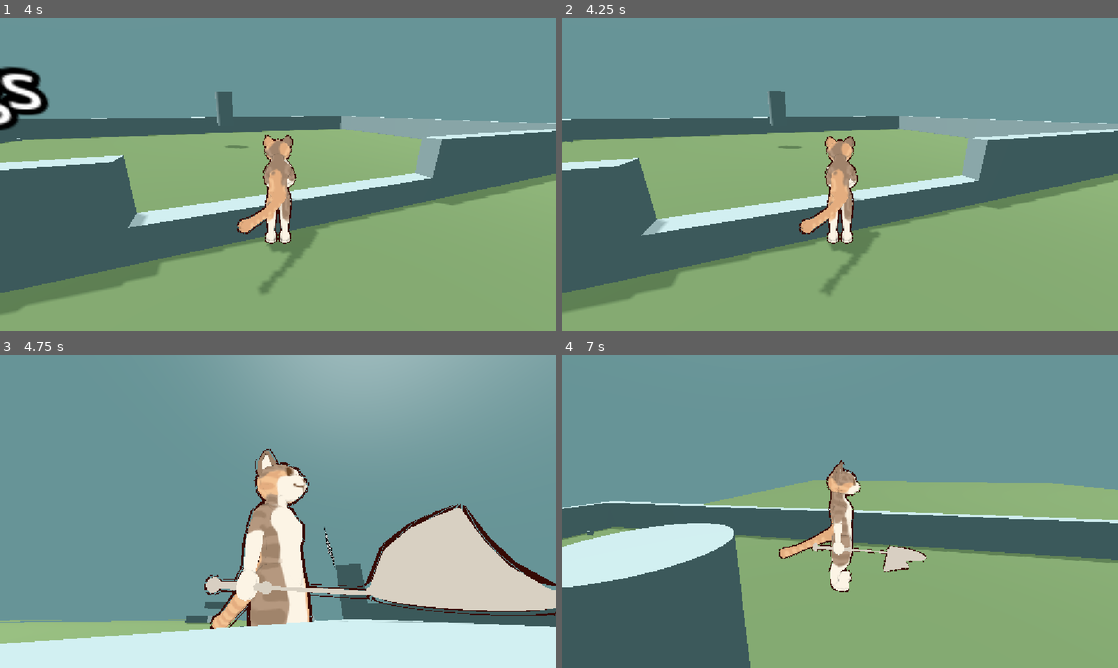
Above: before the commit, frames 1-4 (two rows, left to right).
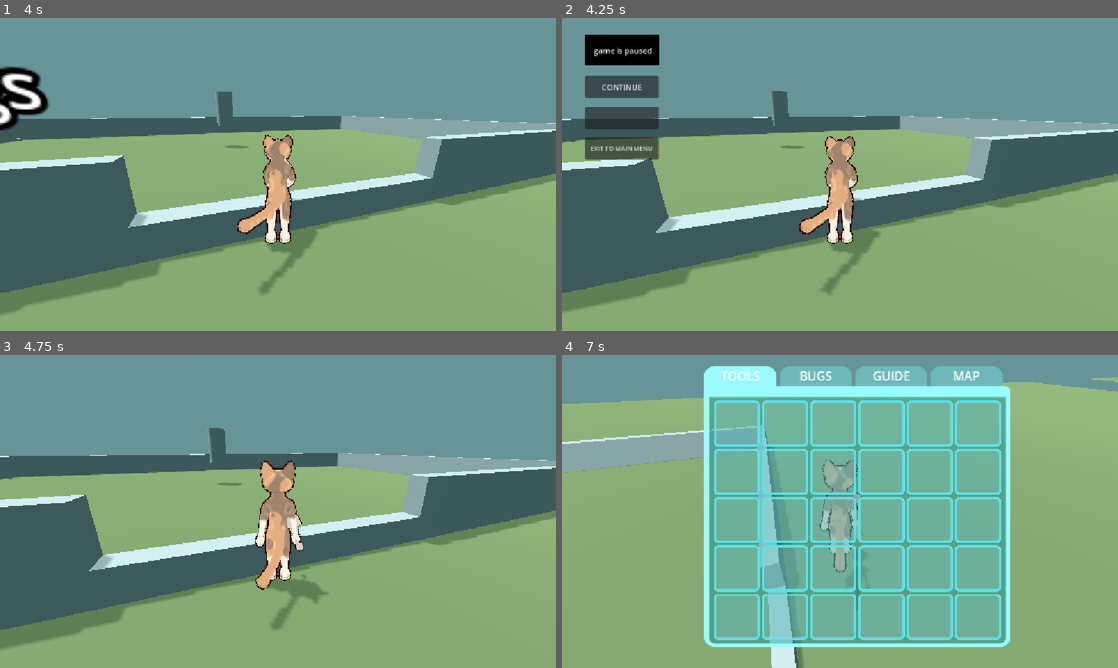
Above: after the commit, the same moments.

Repository: LaurenZeigler/Bug-Catcher
Game: Godot game, scene res://assets/_Scenes/Prototyping/Playground.tscn
The game is run twice, just before and just after one commit, with the same random seed, the same clock (stepped at 60 frames per second) and the same inputs.
Inputs (mouse positions are in pixels of both pictures, inside the frame that each line leads up to):
- Up to frame 1 (4 s): move the mouse to (305, 174) at 0.52 s; hold Ctrl (sneak) 0.53-1.28 s; hold W (move_up) from 0.53 s (still down); tap Space (jump) at 0.77, 1.52, 3.02, 3.77 s; tap Shift (sprint) at 0.8, 1.35, 2.3, 2.85, 3.8 s; move the mouse to (250, 174) at 1.27 s; tap Ctrl (sneak) at 1.55, 3.05 s; move the mouse to (289, 168) at 2.02 s; hold Ctrl (sneak) 2.03-2.78 s; move the mouse to (272, 180) at 2.77 s; move the mouse to (316, 177) at 3.52 s; hold E (use_tool) from 3.53 s (still down)
- Up to frame 2 (4.25 s): keep holding W (move_up); keep holding E (use_tool); tap Escape (menu_esc) at 4.15 s
- Up to frame 3 (4.75 s): release W (move_up) at 4.25 s; release E (use_tool) at 4.25 s; click (61, 423) at 4.25 s, where only the run after the commit has a clickable "CONTINUE"
- Up to frame 4 (7 s): move the mouse to (795, 508) at 5.02 s; hold W (move_up) 5.03-6.53 s; tap Ctrl (sneak) at 5.1, 6.6 s; tap Space (jump) at 5.27, 6.77 s; tap Tab (menu_inv) at 5.65 s; move the mouse to (845, 511) at 5.77 s; hold Shift (sprint) 5.78-6.53 s; move the mouse to (817, 505) at 6.52 s; hold D (move_right) from 6.53 s (still down)

Frame 1 is identical in both runs. In frame 2, 5.3% of the frame differs, in the area x 0-100%, y 5-90%; in frame 3, 74%; in frame 4, 79%, in the area x 0-100%, y 3-100%.

Commit message:
townstart - landmarks - input fix

Diff:
--- a/bugc/assets/MainCharacter/Inventory/iFunction/Play_Menu_Handler.gd
+++ b/bugc/assets/MainCharacter/Inventory/iFunction/Play_Menu_Handler.gd
@@ -34,7 +34,7 @@
 		child.set_bug_slot(data)
 
 func _process(delta: float) -> void:
-	if Input.is_action_just_pressed("MENU_esc"):
+	if Input.is_action_just_pressed("menu_esc"):
 		if TAB_menu.visible == false and ESC_menu.visible == false:
 			ESC_menu.show()
 			_pause_game()
@@ -44,7 +44,7 @@
 		if TAB_menu.visible == true: # executing after previous if statement prevents ESC menu from showing up after 1 key press.
 			TAB_menu.hide()
 			_unpause_game()
-	if Input.is_action_just_pressed("open_TAB_menu"):
+	if Input.is_action_just_pressed("menu_inv"):
 		if TAB_menu.visible == false and ESC_menu.visible == false:
 			TAB_menu.show()
 			_pause_game()
--- a/bugc/assets/_Scenes/Prototyping/Playground.tscn
+++ b/bugc/assets/_Scenes/Prototyping/Playground.tscn
@@ -8,8 +8,11 @@
 [ext_resource type="PackedScene" uid="uid://cj6fdb4g15x4n" path="res://assets/Bugs/bBin/Solitary/aphid/Aphid.tscn" id="4_rk3c5"]
 [ext_resource type="PackedScene" uid="uid://d1hyt5u2fl4c" path="res://assets/Bugs/bBin/Solitary/ant/ant.tscn" id="6_4spru"]
 [ext_resource type="PackedScene" uid="uid://bxitgor7thwjp" path="res://assets/MainCharacter/Inventory/iBin/tools/tFunction/bait_base.tscn" id="6_btpeq"]
+[ext_resource type="PackedScene" uid="uid://m2kkm4i7niks" path="res://assets/_Scenes/Prototyping/whiteboxObjects/30s_sprint.tscn" id="8_0d4pk"]
 [ext_resource type="PackedScene" uid="uid://c7p8c11v1ovjr" path="res://assets/Bugs/bBin/bugNodeTemplate.tscn" id="8_mxwkx"]
 [ext_resource type="PackedScene" uid="uid://ck32yamv1nkc8" path="res://assets/_Scenes/Prototyping/whiteboxObjects/whitebox_stairs.tscn" id="8_qsoa8"]
+[ext_resource type="PackedScene" uid="uid://djsqvmlkaqrl" path="res://assets/_Scenes/Prototyping/whiteboxObjects/30s_walk.tscn" id="9_t2t6b"]
+[ext_resource type="PackedScene" uid="uid://dhywgvyrty20a" path="res://assets/_Scenes/Prototyping/whiteboxObjects/30s_sneak.tscn" id="10_agf4j"]
 
 [sub_resource type="Environment" id="Environment_ckvui"]
 background_mode = 1
@@ -44,6 +47,12 @@
 [node name="MainCharacter" parent="GAME_nodes" unique_id=882916200 instance=ExtResource("1_a4hq8")]
 transform = Transform3D(1, 0, 0, 0, 1, 0, 0, 0, 1, -13.302658, -1.9073486e-06, -10.594297)
 
+[node name="BottomWorldBounds" type="StaticBody3D" parent="GAME_nodes" unique_id=1824446394]
+transform = Transform3D(1, 0, 0, 0, 1, 0, 0, 0, 1, 0, -1, 0)
+
+[node name="CollisionShape3D" type="CollisionShape3D" parent="GAME_nodes/BottomWorldBounds" unique_id=436974034]
+shape = SubResource("WorldBoundaryShape3D_oc36i")
+
 [node name="baitBase3" parent="." unique_id=1031670082 instance=ExtResource("6_btpeq")]
 transform = Transform3D(1, 0, 0, 0, 1, 0, 0, 0, 1, -26.4967, 0.06537342, -42.693344)
 
@@ -59,55 +68,16 @@
 
 [node name="world" type="Node3D" parent="." unique_id=1781463784]
 
-[node name="BottomWorldBounds" type="StaticBody3D" parent="world" unique_id=1824446394]
-transform = Transform3D(1, 0, 0, 0, 1, 0, 0, 0, 1, 0, -1, 0)
-
-[node name="CollisionShape3D" type="CollisionShape3D" parent="world/BottomWorldBounds" unique_id=436974034]
-shape = SubResource("WorldBoundaryShape3D_oc36i")
-
 [node name="distances" type="Node3D" parent="world" unique_id=2147247453]
 
-[node name="30s_sprint" parent="world/distances" unique_id=905585304 instance=ExtResource("2_e564j")]
+[node name="30s_sprint" parent="world/distances" unique_id=1287815160 instance=ExtResource("8_0d4pk")]
 transform = Transform3D(18, 0, 0, 0, 1, 0, 0, 0, 1, -151.57741, 0, 129.32913)
 
-[node name="Label3D" type="Label3D" parent="world/distances/30s_sprint" unique_id=871519794]
-transform = Transform3D(1.5868899, 0, 0, 0, -1.2485729e-06, 28.564016, 0, -28.564016, -1.2485729e-06, 8.958659, 0.079847395, 6.451721)
-modulate = Color(0.7584903, 0.8376137, 0.7821293, 1)
-outline_modulate = Color(0.0956124, 0.20464233, 0.15016758, 1)
-text = "30 second sprint"
-
-[node name="Label3D2" type="Label3D" parent="world/distances/30s_sprint" unique_id=1442806770]
-transform = Transform3D(-0.38085356, 0, -5.7507286e-08, 0, 6.855364, 0, 1.0351312e-06, 0, -6.855364, 9.430758, 1.3153896, 8.888351)
-text = "|-> distance of sprinting for 30 seconds"
-
-[node name="30s_walk" parent="world/distances" unique_id=142172049 instance=ExtResource("2_e564j")]
+[node name="30s_walk" parent="world/distances" unique_id=351726518 instance=ExtResource("9_t2t6b")]
 transform = Transform3D(9.263251, 0, 0, 0, 1, 0, 0, 0, 1, -64.29338, 0, 97.533516)
 
-[node name="Label3D3" type="Label3D" parent="world/distances/30s_walk" unique_id=1851232969]
-transform = Transform3D(3.0835843, 0, 0, 0, -1.2485729e-06, 28.564016, 0, -28.564016, -1.2485729e-06, 8.10652, 0.079847395, 6.699501)
-modulate = Color(0.7584903, 0.8376137, 0.7821293, 1)
-outline_modulate = Color(0.0956124, 0.20464233, 0.15016758, 1)
-text = "30 second walk
-"
-
-[node name="Label3D4" type="Label3D" parent="world/distances/30s_walk" unique_id=629629144]
-transform = Transform3D(-0.7400602, 0, -1.1174599e-07, 0, 6.855364, 0, 1.0351312e-06, 0, -6.855364, 8.927912, 1.3153896, 8.888329)
-text = "|-> distance of walking for 30 seconds
-"
-
-[node name="30s_sneak" parent="world/distances" unique_id=695231539 instance=ExtResource("2_e564j")]
+[node name="30s_sneak" parent="world/distances" unique_id=318247136 instance=ExtResource("10_agf4j")]
 transform = Transform3D(3.7808084, 0, 0, 0, 1, 0, 0, 0, 1, -9.431244, 0, 64.955284)
-
-[node name="Label3D6" type="Label3D" parent="world/distances/30s_sneak" unique_id=1328249996]
-transform = Transform3D(-1.8132007, 0, -2.7378567e-07, 0, 6.855364, 0, 1.0351312e-06, 0, -6.855364, 7.3170433, 1.3153896, 8.888329)
-text = "|-> distance of sneaking for 30 seconds"
-
-[node name="Label3D5" type="Label3D" parent="world/distances/30s_sneak" unique_id=414940316]
-transform = Transform3D(7.555003, 0, 0, 0, -1.2485729e-06, 28.564016, 0, -28.564016, -1.2485729e-06, 5.0368705, 0.079847395, 5.9480515)
-modulate = Color(0.7584903, 0.8376137, 0.7821293, 1)
-outline_modulate = Color(0.0956124, 0.20464233, 0.15016758, 1)
-text = "30 second sneak
-"
 
 [node name="whitebox_plane2" parent="world" unique_id=1339508899 instance=ExtResource("2_e564j")]
 transform = Transform3D(-1.241147e-07, 0, 6.207738, 0, 1.0000004, 0, -2.8394134, 0, -2.7134885e-07, -33.565773, 0, 6.2814083)
--- /dev/null
+++ b/bugc/assets/_Scenes/Prototyping/town.tscn
@@ -0,0 +1,191 @@
+[gd_scene format=3 uid="uid://ci5ti7j2yklfu"]
+
+[ext_resource type="PackedScene" uid="uid://bcsrckv4om07x" path="res://assets/MainCharacter/Inventory/iFunction/Play_Menu.tscn" id="1_wceg6"]
+[ext_resource type="PackedScene" uid="uid://co3i1ap6yftey" path="res://assets/MainCharacter/Character/mainCharacter.tscn" id="2_b30qq"]
+[ext_resource type="PackedScene" uid="uid://dbyp2s4673h3d" path="res://assets/_Scenes/Prototyping/whiteboxObjects/town_reference/town_ref.tscn" id="3_a3xju"]
+[ext_resource type="PackedScene" uid="uid://djsqvmlkaqrl" path="res://assets/_Scenes/Prototyping/whiteboxObjects/30s_walk.tscn" id="4_b30qq"]
+[ext_resource type="PackedScene" uid="uid://m2kkm4i7niks" path="res://assets/_Scenes/Prototyping/whiteboxObjects/30s_sprint.tscn" id="5_a3xju"]
+
+[sub_resource type="Environment" id="Environment_o2ofy"]
+background_mode = 1
+background_color = Color(0.4247644, 0.67868745, 0.69461584, 1)
+fog_enabled = true
+fog_light_color = Color(0.18771999, 0.22968554, 0.22361231, 1)
+fog_light_energy = 0.56
+fog_sun_scatter = 0.22
+fog_density = 0.0019
+fog_sky_affect = 0.275
+adjustment_enabled = true
+adjustment_saturation = 0.8
+
+[sub_resource type="WorldBoundaryShape3D" id="WorldBoundaryShape3D_ih1lg"]
+
+[node name="Town" type="Node3D" unique_id=539681068]
+
+[node name="GAME_nodes" type="Node3D" parent="." unique_id=511621466]
+
+[node name="WorldEnvironment" type="WorldEnvironment" parent="GAME_nodes" unique_id=981583982]
+environment = SubResource("Environment_o2ofy")
+
+[node name="DirectionalLight3D" type="DirectionalLight3D" parent="GAME_nodes" unique_id=1981444009]
+transform = Transform3D(-0.06313908, 0.9702886, -0.23356704, 0.23565182, 0.24191082, 0.9412478, 0.96978444, 0.0043890215, -0.24392428, 0, 13.912697, 0)
+light_energy = 1.27
+light_specular = 0.0
+shadow_enabled = true
+shadow_opacity = 0.65
+
+[node name="Play_Menu" parent="GAME_nodes" unique_id=97466689 instance=ExtResource("1_wceg6")]
+
+[node name="MainCharacter" parent="GAME_nodes" unique_id=309607646 instance=ExtResource("2_b30qq")]
+transform = Transform3D(1, 0, 0, 0, 1, 0, 0, 0, 1, -0.75587463, -1.9073486e-06, -0.68904114)
+
+[node name="BottomWorldBounds" type="StaticBody3D" parent="GAME_nodes" unique_id=267758088]
+transform = Transform3D(1, 0, 0, 0, 1, 0, 0, 0, 1, 0, -1, 0)
+
+[node name="CollisionShape3D" type="CollisionShape3D" parent="GAME_nodes/BottomWorldBounds" unique_id=21650537]
+shape = SubResource("WorldBoundaryShape3D_ih1lg")
+
+[node name="template" type="Node3D" parent="." unique_id=1268186674]
+
+[node name="town_reference" parent="template" unique_id=569643710 instance=ExtResource("3_a3xju")]
+transform = Transform3D(500, 0, 0, 0, 500, 0, 0, 0, 500, 63.28109, -1.1239624, 120.12572)
+
+[node name="30s_walk" parent="template" unique_id=351726518 instance=ExtResource("4_b30qq")]
+transform = Transform3D(9.263251, 0, 0, 0, 1, 0, 0, 0, 1, 232.04735, 0, 145.74356)
+
+[node name="30s_sprint" parent="template" unique_id=1287815160 instance=ExtResource("5_a3xju")]
+transform = Transform3D(18, 0, 0, 0, 1, 0, 0, 0, 1, 142.59859, 1.5258789e-05, 178.6427)
+
+[node name="buildings" type="Node3D" parent="." unique_id=1480541773]
+
+[node name="CSGCombiner3D" type="CSGCombiner3D" parent="buildings" unique_id=1992923320]
+transform = Transform3D(0.9544765, 0, 0.29828656, 0, 1, 0, -0.29828656, 0, 0.9544765, -22.436844, 0, -158.04417)
+use_collision = true
+
+[node name="CSGBox3D" type="CSGBox3D" parent="buildings/CSGCombiner3D" unique_id=619999395]
+transform = Transform3D(1.0000129, 0, 2.3841858e-07, 0, 1, 0, -2.3841858e-07, 0, 1.0000129, 7.9962406, 4.1693726, 32.85151)
+size = Vector3(15.989761, 9.338745, 65.73392)
+
+[node name="CSGBox3D2" type="CSGBox3D" parent="buildings/CSGCombiner3D" unique_id=577619389]
+transform = Transform3D(0.7459876, 0, 0.66597855, 0, 1, 0, -0.66597855, 0, 0.7459876, 18.207033, 4.1693726, 74.176056)
+size = Vector3(15.989761, 9.338745, 37.29225)
+
+[node name="landmarks" type="Node3D" parent="buildings" unique_id=1795858985]
+
+[node name="clocktower" type="CSGCombiner3D" parent="buildings/landmarks" unique_id=1065847663]
+transform = Transform3D(0.95059973, 0, 0.31041887, 0, 1, 0, -0.31041887, 0, 0.95059973, 90.649796, 0, -237.53667)
+
+[node name="CSGBox3D" type="CSGBox3D" parent="buildings/landmarks/clocktower" unique_id=1079382356]
+transform = Transform3D(0.99997497, 0, 2.682209e-07, 0, 1, 0, -2.682209e-07, 0, 0.99997497, -8.569092, 17.01418, -8.252319)
+size = Vector3(17.621635, 35.02836, 17.678255)
+
+[node name="CSGBox3D3" type="CSGBox3D" parent="buildings/landmarks/clocktower" unique_id=1634831264]
+transform = Transform3D(0.99997497, 0, 2.682209e-07, 0, 1, 0, -2.682209e-07, 0, 0.99997497, -8.569092, 50.20424, -8.252319)
+size = Vector3(17.621635, 2.964037, 17.678255)
+
+[node name="CSGBox3D4" type="CSGBox3D" parent="buildings/landmarks/clocktower" unique_id=818691170]
+transform = Transform3D(0.99997497, 0, 2.682209e-07, 0, 1, 0, -2.682209e-07, 0, 0.99997497, -8.491943, 52.51639, -8.327454)
+size = Vector3(7.395399, 7.5883417, 7.5457845)
+
+[node name="CSGBox3D2" type="CSGBox3D" parent="buildings/landmarks/clocktower" unique_id=1233646785]
+transform = Transform3D(0.99997497, 0, 2.682209e-07, 0, 1, 0, -2.682209e-07, 0, 0.99997497, -8.4340515, 41.737225, -8.413452)
+size = Vector3(15.813978, 18.016733, 15.6837845)
+
+[node name="CSGBox3D5" type="CSGBox3D" parent="buildings/landmarks/clocktower" unique_id=728258611]
+transform = Transform3D(0.99997497, 0, 2.682209e-07, 0, 1, 0, -2.682209e-07, 0, 0.99997497, -32.143295, 11.836766, -33.49095)
+size = Vector3(44.586357, 24.673532, 49.523746)
+
+[node name="CSGCylinder3D" type="CSGCylinder3D" parent="buildings/landmarks/clocktower" unique_id=1417164815]
+transform = Transform3D(0.99999934, 0, 3.874302e-07, 0, 1, 0, -3.874302e-07, 0, 0.99999934, -32.21924, 11.620354, -58.30168)
+radius = 22.353027
+height = 25.240723
+
+[node name="museum" type="CSGCombiner3D" parent="buildings/landmarks" unique_id=702574501]
+transform = Transform3D(1, 0, 0, 0, 1, 0, 0, 0, 1, -150.3276, 0, 25.550323)
+
+[node name="CSGCylinder3D" type="CSGCylinder3D" parent="buildings/landmarks/museum" unique_id=1856531103]
+transform = Transform3D(9.668083, 0, 0, 0, 9.668083, 0, 0, 0, 9.668083, -14.5525055, 10.283247, 67.04839)
+radius = 2.040039
+height = 2.335205
+
+[node name="CSGCylinder3D6" type="CSGCylinder3D" parent="buildings/landmarks/museum" unique_id=1749752778]
+transform = Transform3D(9.668083, 0, 0, 0, 9.668083, 0, 0, 0, 9.668083, -14.5525055, 21.102453, 67.04839)
+radius = 2.1733398
+height = 0.26004028
+
+[node name="CSGCylinder3D2" type="CSGCylinder3D" parent="buildings/landmarks/museum" unique_id=903631005]
+transform = Transform3D(9.668083, 0, 0, 0, 9.668083, 0, 0, 0, 9.668083, -14.5525055, 26.029617, 67.04839)
+radius = 1.3637695
+height = 1.0517578
+
+[node name="CSGCylinder3D4" type="CSGCylinder3D" parent="buildings/landmarks/museum" unique_id=1521257285]
+transform = Transform3D(9.668083, 0, 0, 0, 9.668083, 0, 0, 0, 9.668083, -14.5525055, 30.474182, 67.04839)
+radius = 1.4853516
+height = 0.23486328
+
+[node name="CSGCylinder3D5" type="CSGCylinder3D" parent="buildings/landmarks/museum" unique_id=1607998009]
+transform = Transform3D(9.668083, 0, 0, 0, 9.668083, 0, 0, 0, 9.668083, -14.5525055, 31.620142, 67.04839)
+radius = 0.42626953
+height = 0.47192383
+
+[node name="CSGCylinder3D3" type="CSGCylinder3D" parent="buildings/landmarks/museum" unique_id=1927710307]
+transform = Transform3D(9.668083, 0, 0, 0, 9.668083, 0, 0, 0, 9.668083, -10.745895, 10.19635, 9.483986)
+radius = 1.0039063
+height = 2.2978516
+
+[node name="CSGCylinder3D7" type="CSGCylinder3D" parent="buildings/landmarks/museum" unique_id=1879725874]
+transform = Transform3D(9.668083, 0, 0, 0, 9.668083, 0, 0, 0, 9.668083, -10.745895, 21.118418, 9.483986)
+radius = 1.0986328
+height = 0.17714691
+
+[node name="CSGCylinder3D8" type="CSGCylinder3D" parent="buildings/landmarks/museum" unique_id=222447612]
+transform = Transform3D(9.668083, 0, 0, 0, 9.668083, 0, 0, 0, 9.668083, -10.745895, 22.175882, 9.483986)
+radius = 0.18310547
+height = 0.30292892
+
+[node name="CSGBox3D" type="CSGBox3D" parent="buildings/landmarks/museum" unique_id=1401809883]
+transform = Transform3D(1, 0, 0, 0, 1, 0, 0, 0, 1, -39.118805, 8.832825, 39.938286)
+size = Vector3(65.62694, 18.66565, 70.648415)
+
+[node name="CSGBox3D2" type="CSGBox3D" parent="buildings/landmarks/museum" unique_id=473829370]
+transform = Transform3D(1, 0, 0, 0, 1, 0, 0, 0, 1, -39.466858, 8.716537, 39.842712)
+operation = 2
+size = Vector3(63.877987, 16.68863, 68.59838)
+
+[node name="CSGBox3D3" type="CSGBox3D" parent="buildings/landmarks/museum" unique_id=1352055769]
+transform = Transform3D(1, 0, 0, 0, 1, 0, 0, 0, 1, -35.99916, 5.7568436, 33.31569)
+operation = 2
+size = Vector3(63.877987, 10.769241, 9.751189)
+
+[node name="lighthouse" type="CSGCombiner3D" parent="buildings/landmarks" unique_id=1652584161]
+transform = Transform3D(1, 0, 0, 0, 1, 0, 0, 0, 1, 471.04382, 0, 125.53949)
+
+[node name="CSGCylinder3D" type="CSGCylinder3D" parent="buildings/landmarks/lighthouse" unique_id=485841147]
+transform = Transform3D(1, 0, 0, 0, 1, 0, 0, 0, 1, 0, 18.269226, 0)
+radius = 19.234375
+height = 38.538452
+
+[node name="CSGCylinder3D2" type="CSGCylinder3D" parent="buildings/landmarks/lighthouse" unique_id=764446821]
+transform = Transform3D(1, 0, 0, 0, 1, 0, 0, 0, 1, 0, 55.33596, 0)
+radius = 15.694824
+height = 39.902084
+
+[node name="CSGCylinder3D4" type="CSGCylinder3D" parent="buildings/landmarks/lighthouse" unique_id=1727272510]
+transform = Transform3D(1, 0, 0, 0, 1, 0, 0, 0, 1, 0, 108.55147, 0)
+radius = 10.644043
+height = 14.965202
+
+[node name="CSGCylinder3D5" type="CSGCylinder3D" parent="buildings/landmarks/lighthouse" unique_id=2116236773]
+transform = Transform3D(1, 0, 0, 0, 1, 0, 0, 0, 1, 0, 116.21298, 0)
+radius = 12.253418
+height = 2.591854
+
+[node name="CSGCylinder3D6" type="CSGCylinder3D" parent="buildings/landmarks/lighthouse" unique_id=302500286]
+transform = Transform3D(1, 0, 0, 0, 1, 0, 0, 0, 1, 0, 118.768875, 0)
+radius = 3.0341797
+height = 7.703642
+
+[node name="CSGCylinder3D3" type="CSGCylinder3D" parent="buildings/landmarks/lighthouse" unique_id=1697115745]
+transform = Transform3D(1, 0, 0, 0, 1, 0, 0, 0, 1, 0, 86.54282, 0)
+radius = 13.464844
+height = 30.016342
--- /dev/null
+++ b/bugc/assets/_Scenes/Prototyping/whiteboxObjects/30s_sneak.tscn
@@ -0,0 +1,37 @@
+[gd_scene format=3 uid="uid://dhywgvyrty20a"]
+
+[ext_resource type="Material" uid="uid://cak4adovvj4at" path="res://assets/_Scenes/Prototyping/whiteboxObjects/whitebox_MM.tres" id="1_e7ero"]
+
+[sub_resource type="NavigationMesh" id="NavigationMesh_m74y1"]
+cell_height = 0.01
+
+[sub_resource type="PlaneMesh" id="PlaneMesh_qkw6c"]
+
+[sub_resource type="BoxShape3D" id="BoxShape3D_3ct0f"]
+
+[node name="30s_sneak" type="NavigationRegion3D" unique_id=318247136]
+transform = Transform3D(3.7808084, 0, 0, 0, 1, 0, 0, 0, 1, 0, 0, 0)
+navigation_mesh = SubResource("NavigationMesh_m74y1")
+
+[node name="StaticBody3D" type="StaticBody3D" parent="." unique_id=2068872817]
+collision_mask = 768
+
+[node name="MeshInstance3D" type="MeshInstance3D" parent="StaticBody3D" unique_id=1789836968]
+transform = Transform3D(10, 0, 0, 0, 10, 0, 0, 0, 10, 0, 0, 0)
+mesh = SubResource("PlaneMesh_qkw6c")
+surface_material_override/0 = ExtResource("1_e7ero")
+
+[node name="CollisionShape3D" type="CollisionShape3D" parent="StaticBody3D" unique_id=280130006]
+transform = Transform3D(20, 0, 0, 0, 0.1, 0, 0, 0, 20, 0, 0, 0)
+shape = SubResource("BoxShape3D_3ct0f")
+
+[node name="Label3D6" type="Label3D" parent="." unique_id=1975461701]
+transform = Transform3D(-1.8132007, 0, -2.7378567e-07, 0, 6.855364, 0, 1.0351312e-06, 0, -6.855364, 7.3170433, 1.3153896, 8.888329)
+text = "|-> distance of sneaking for 30 seconds"
+
+[node name="Label3D5" type="Label3D" parent="." unique_id=452114160]
+transform = Transform3D(7.555003, 0, 0, 0, -1.2485729e-06, 28.564016, 0, -28.564016, -1.2485729e-06, 5.0368705, 0.079847395, 5.9480515)
+modulate = Color(0.7584903, 0.8376137, 0.7821293, 1)
+outline_modulate = Color(0.0956124, 0.20464233, 0.15016758, 1)
+text = "30 second sneak
+"
--- /dev/null
+++ b/bugc/assets/_Scenes/Prototyping/whiteboxObjects/30s_sprint.tscn
@@ -0,0 +1,36 @@
+[gd_scene format=3 uid="uid://m2kkm4i7niks"]
+
+[ext_resource type="Material" uid="uid://cak4adovvj4at" path="res://assets/_Scenes/Prototyping/whiteboxObjects/whitebox_MM.tres" id="1_d7s6y"]
+
+[sub_resource type="NavigationMesh" id="NavigationMesh_m74y1"]
+cell_height = 0.01
+
+[sub_resource type="PlaneMesh" id="PlaneMesh_qkw6c"]
+
+[sub_resource type="BoxShape3D" id="BoxShape3D_3ct0f"]
+
+[node name="30s_sprint" type="NavigationRegion3D" unique_id=1287815160]
+transform = Transform3D(18, 0, 0, 0, 1, 0, 0, 0, 1, 0, 0, 0)
+navigation_mesh = SubResource("NavigationMesh_m74y1")
+
+[node name="StaticBody3D" type="StaticBody3D" parent="." unique_id=1238851334]
+collision_mask = 768
+
+[node name="MeshInstance3D" type="MeshInstance3D" parent="StaticBody3D" unique_id=76520211]
+transform = Transform3D(10, 0, 0, 0, 10, 0, 0, 0, 10, 0, 0, 0)
+mesh = SubResource("PlaneMesh_qkw6c")
+surface_material_override/0 = ExtResource("1_d7s6y")
+
+[node name="CollisionShape3D" type="CollisionShape3D" parent="StaticBody3D" unique_id=2057005536]
+transform = Transform3D(20, 0, 0, 0, 0.1, 0, 0, 0, 20, 0, 0, 0)
+shape = SubResource("BoxShape3D_3ct0f")
+
+[node name="Label3D" type="Label3D" parent="." unique_id=1011882086]
+transform = Transform3D(1.5868899, 0, 0, 0, -1.2485729e-06, 28.564016, 0, -28.564016, -1.2485729e-06, 8.958659, 0.079847395, 6.451721)
+modulate = Color(0.7584903, 0.8376137, 0.7821293, 1)
+outline_modulate = Color(0.0956124, 0.20464233, 0.15016758, 1)
+text = "30 second sprint"
+
+[node name="Label3D2" type="Label3D" parent="." unique_id=199263722]
+transform = Transform3D(-0.38085356, 0, -5.7507286e-08, 0, 6.855364, 0, 1.0351312e-06, 0, -6.855364, 9.430758, 1.3153896, 8.888351)
+text = "|-> distance of sprinting for 30 seconds"
--- /dev/null
+++ b/bugc/assets/_Scenes/Prototyping/whiteboxObjects/30s_walk.tscn
@@ -0,0 +1,38 @@
+[gd_scene format=3 uid="uid://djsqvmlkaqrl"]
+
+[ext_resource type="Material" uid="uid://cak4adovvj4at" path="res://assets/_Scenes/Prototyping/whiteboxObjects/whitebox_MM.tres" id="1_e3g7t"]
+
+[sub_resource type="NavigationMesh" id="NavigationMesh_m74y1"]
+cell_height = 0.01
+
+[sub_resource type="PlaneMesh" id="PlaneMesh_qkw6c"]
+
+[sub_resource type="BoxShape3D" id="BoxShape3D_3ct0f"]
+
+[node name="30s_walk" type="NavigationRegion3D" unique_id=351726518]
+transform = Transform3D(9.263251, 0, 0, 0, 1, 0, 0, 0, 1, 0, 0, 0)
+navigation_mesh = SubResource("NavigationMesh_m74y1")
+
+[node name="StaticBody3D" type="StaticBody3D" parent="." unique_id=1736997760]
+collision_mask = 768
+
+[node name="MeshInstance3D" type="MeshInstance3D" parent="StaticBody3D" unique_id=978332042]
+transform = Transform3D(10, 0, 0, 0, 10, 0, 0, 0, 10, 0, 0, 0)
+mesh = SubResource("PlaneMesh_qkw6c")
+surface_material_override/0 = ExtResource("1_e3g7t")
+
+[node name="CollisionShape3D" type="CollisionShape3D" parent="StaticBody3D" unique_id=1971993881]
+transform = Transform3D(20, 0, 0, 0, 0.1, 0, 0, 0, 20, 0, 0, 0)
+shape = SubResource("BoxShape3D_3ct0f")
+
+[node name="Label3D3" type="Label3D" parent="." unique_id=1453572949]
+transform = Transform3D(3.0835843, 0, 0, 0, -1.2485729e-06, 28.564016, 0, -28.564016, -1.2485729e-06, 8.10652, 0.079847395, 6.699501)
+modulate = Color(0.7584903, 0.8376137, 0.7821293, 1)
+outline_modulate = Color(0.0956124, 0.20464233, 0.15016758, 1)
+text = "30 second walk
+"
+
+[node name="Label3D4" type="Label3D" parent="." unique_id=935694667]
+transform = Transform3D(-0.7400602, 0, -1.1174599e-07, 0, 6.855364, 0, 1.0351312e-06, 0, -6.855364, 8.927912, 1.3153896, 8.888329)
+text = "|-> distance of walking for 30 seconds
+"
--- /dev/null
+++ b/bugc/assets/_Scenes/Prototyping/whiteboxObjects/town_reference/town_ref.tscn
@@ -0,0 +1,17 @@
+[gd_scene format=3 uid="uid://dbyp2s4673h3d"]
+
+[ext_resource type="Material" uid="uid://851igg7k25yu" path="res://assets/_Scenes/Prototyping/whiteboxObjects/town_reference/town_ref_m.tres" id="1_x3svc"]
+
+[sub_resource type="BoxShape3D" id="BoxShape3D_oc36i"]
+
+[sub_resource type="PlaneMesh" id="PlaneMesh_oc36i"]
+
+[node name="town_reference" type="StaticBody3D" unique_id=569643710]
+
+[node name="CollisionShape3D" type="CollisionShape3D" parent="." unique_id=693949444]
+transform = Transform3D(2, 0, 0, 0, 0.01, 0, 0, 0, 2, 0, 0, 0)
+shape = SubResource("BoxShape3D_oc36i")
+
+[node name="MeshInstance3D" type="MeshInstance3D" parent="." unique_id=89714451]
+material_override = ExtResource("1_x3svc")
+mesh = SubResource("PlaneMesh_oc36i")
--- /dev/null
+++ b/bugc/assets/_Scenes/Prototyping/whiteboxObjects/town_reference/town_ref_m.tres
@@ -0,0 +1,8 @@
+[gd_resource type="StandardMaterial3D" format=3 uid="uid://851igg7k25yu"]
+
+[ext_resource type="Texture2D" uid="uid://cl03b0fijkjdl" path="res://assets/_Scenes/Prototyping/whiteboxObjects/town_reference/town_ref_image.png" id="1_uk5bn"]
+
+[resource]
+albedo_color = Color(0.67275155, 0.67275155, 0.6727515, 1)
+albedo_texture = ExtResource("1_uk5bn")
+grow = true
--- a/bugc/project.godot
+++ b/bugc/project.godot
@@ -76,6 +76,7 @@
 "deadzone": 0.2,
 "events": [Object(InputEventKey,"resource_local_to_scene":false,"resource_name":"","device":-1,"window_id":0,"alt_press …(192 unchanged characters)…
 , Object(InputEventJoypadButton,"resource_local_to_scene":false,"resource_name":"","device":-1,"button_index":1,"pressure":0.0,"pressed":false,"script":null)
+, Object(InputEventMouseButton,"resource_local_to_scene":false,"resource_name":"","device":-1,"window_id":0,"alt_pressed":false,"shift_pressed":false,"ctrl_pressed":false,"meta_pressed":false,"button_mask":1,"position":Vector2(432, 23),"global_position":Vector2(432, 78),"factor":1.0,"button_index":1,"canceled":false,"pressed":true,"double_click":false,"script":null)
 ]
 }
 menu_inv={
Binary file added: bugc/assets/_Scenes/Prototyping/whiteboxObjects/town_reference/town_ref_image.png
Not shown, added: bugc/assets/_Scenes/Prototyping/whiteboxObjects/town_reference/town_ref_image.png.import
